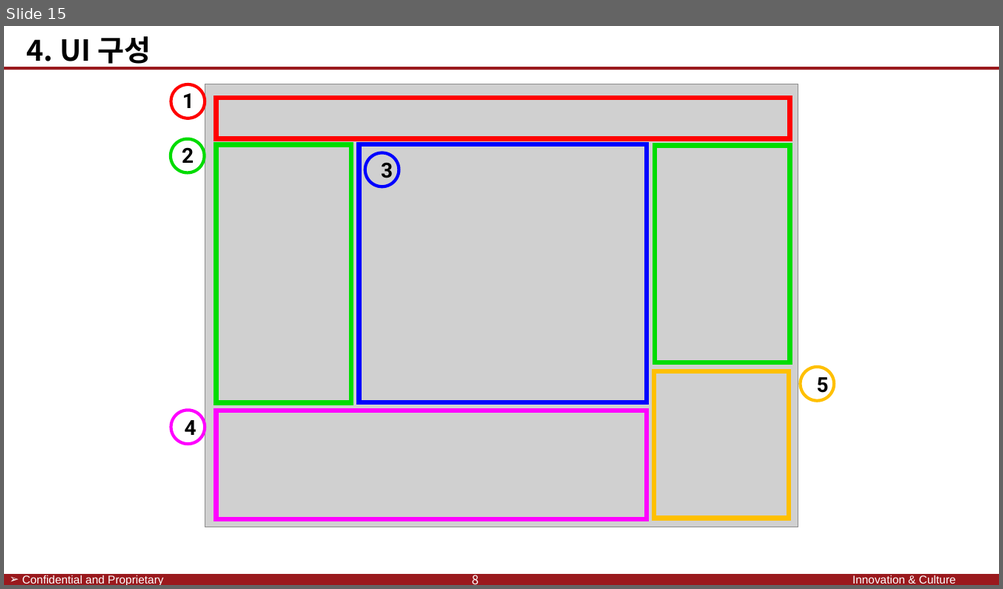
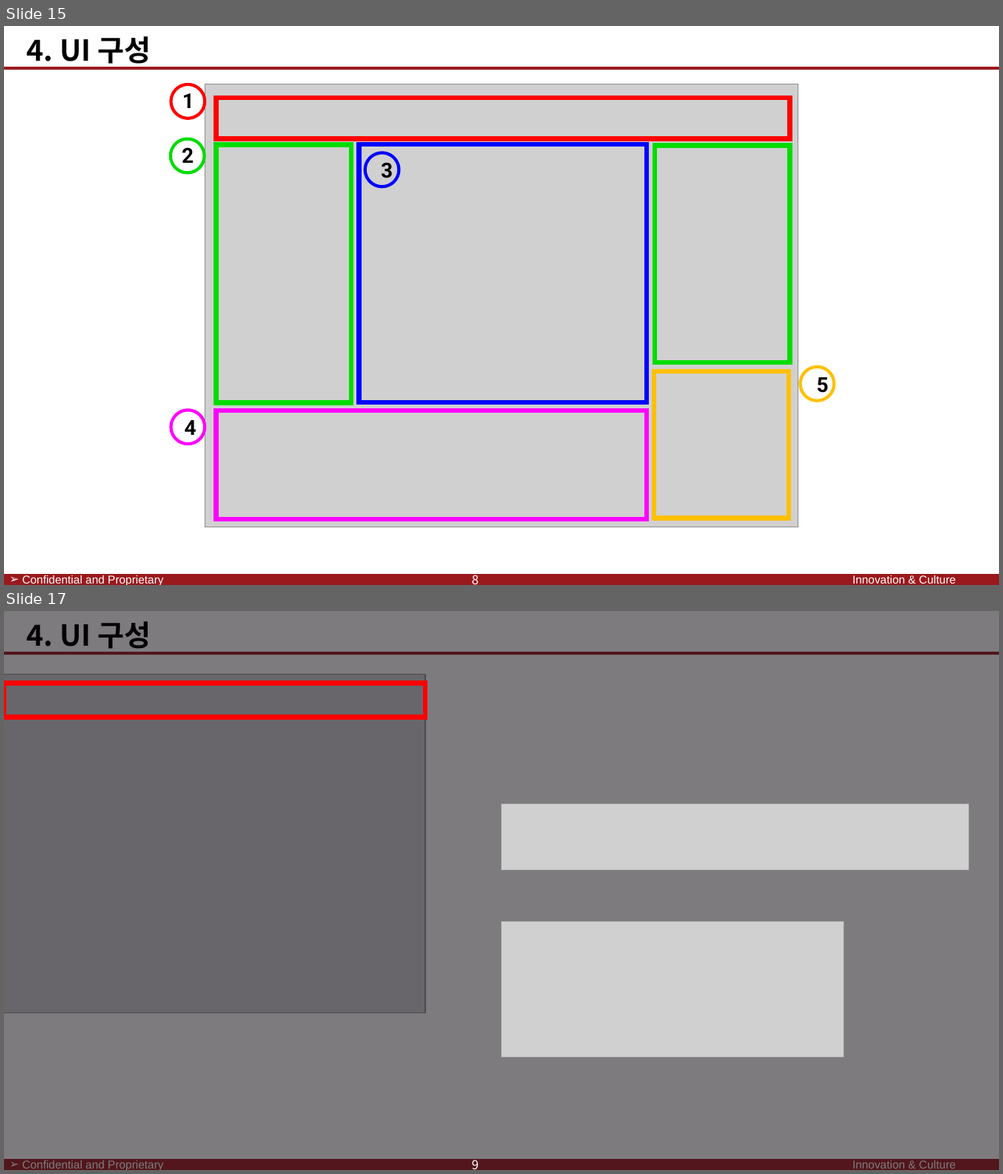
Before and after one commit to SaintSeong/JusungProject, a slide deck: A조 발표/A조 발표 최종.pptx. Shown one above the other, each under a label of ours: slide 15 before the commit, slides 15 and 17 after it; the slides between them are not shown. The pictures are 1003x589 and 1003x1174 pixels, drawn with LibreOffice and Linux fonts; fonts in the diff are those of the drawing; grey boxes stand for pictures; background and template pictures are left out. Boxes give left, top, right and bottom in pixels: in the first picture for what was removed or moved away, otherwise in the second. Text is boxed around its words. In the diff, an @@ line names an element or a change of style, - is before the commit and + after.

```diff
--- a/A조 발표/A조 발표 최종.pptx
+++ b/A조 발표/A조 발표 최종.pptx
@@ slide 17 added at [4, 611, 999, 1170], background #FFFFFF; not listed: 4 template elements that a slide beside it also shows @@
@@ rectangle added at [4, 611, 999, 1170], fill #1A141C at 56% opacity, outline #000000 0.75 pt @@
@@ text added at [27, 621, 151, 654], 28 pt, text #000000, bold @@
+4. UI 구성
@@ picture added at [4, 674, 426, 1013] @@
@@ rectangle added at [4, 683, 426, 717], outline #FF0000 5 pt @@
@@ picture added at [502, 803, 969, 870] @@
@@ picture added at [502, 921, 844, 1057] @@
@@ text added at [472, 1157, 478, 1170], 12 pt, text #FFFFFF @@
+9
```
Also in this commit, not shown: 8 slides changed, 4 other slides added, 1 other file.
